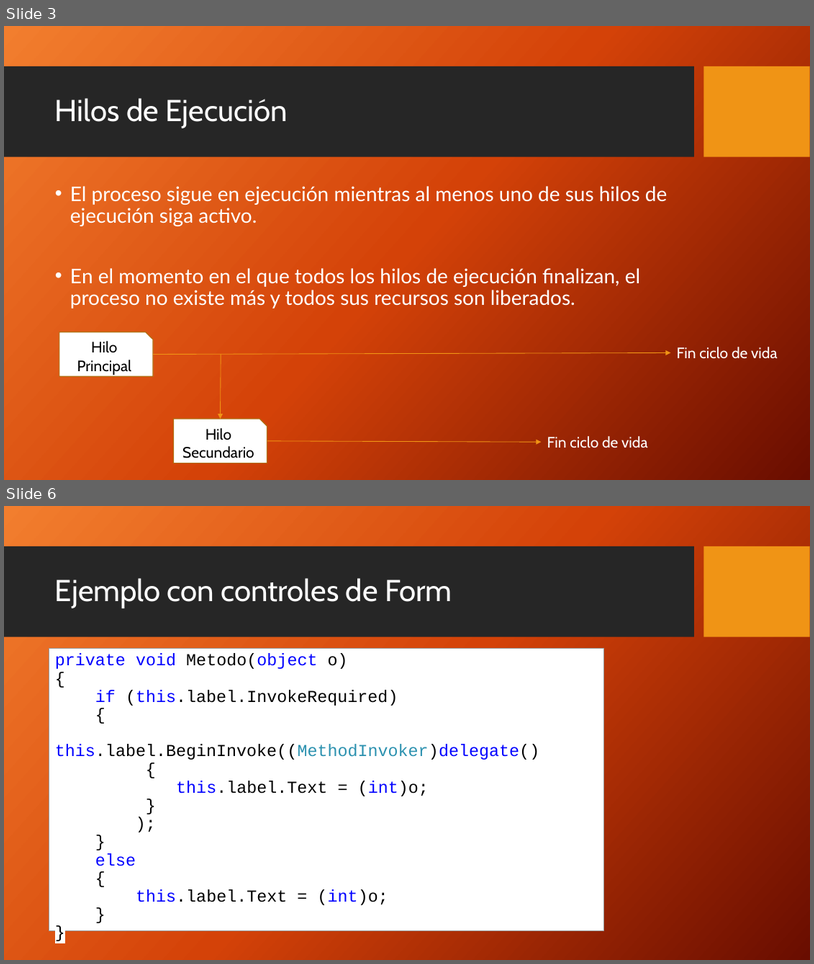
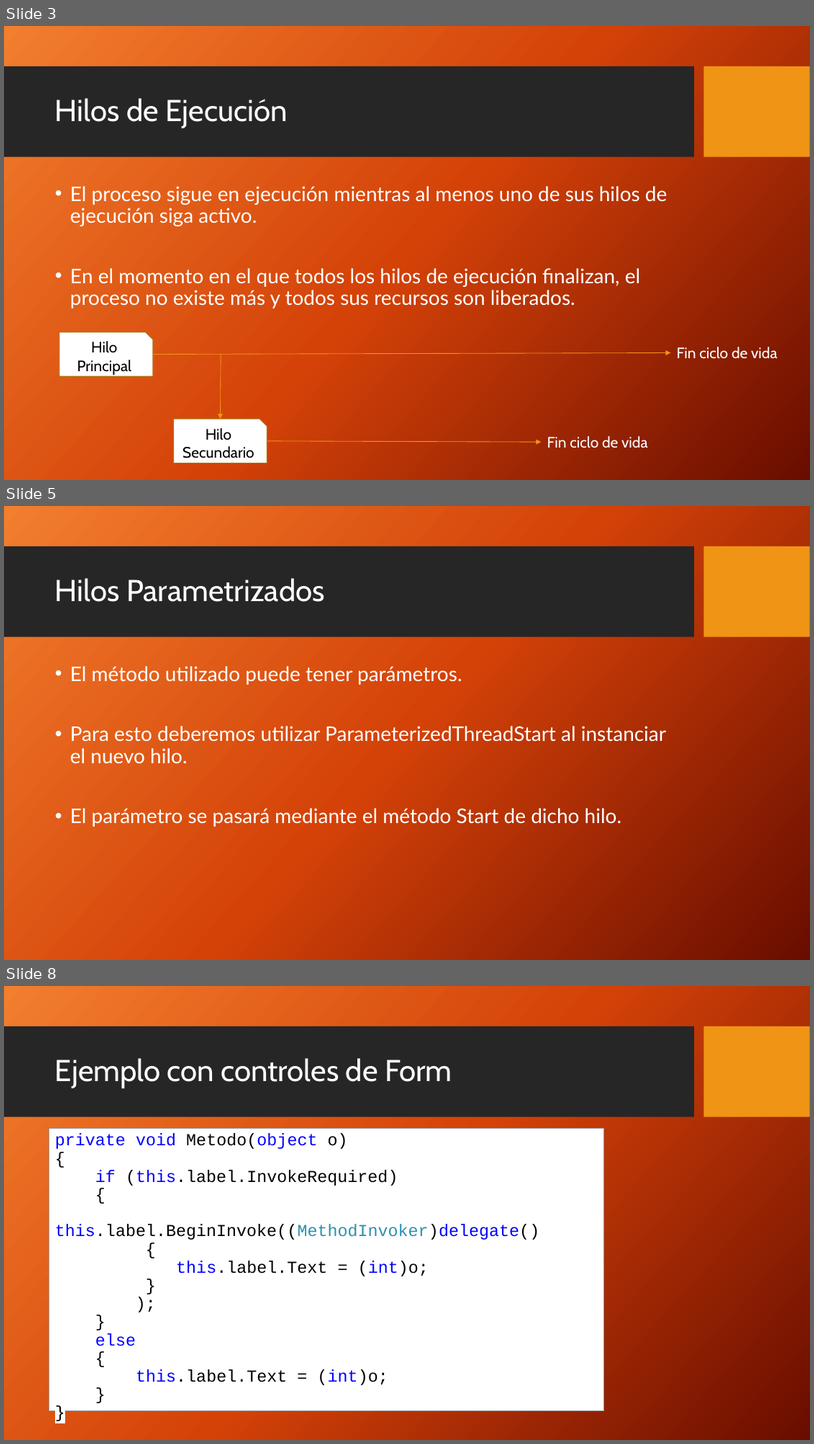
Before and after one commit to Tanodam/clases_prog_lab2, a slide deck: utn_prog_y_lab_II-master/PPTs/ProgramacionII_Clase_22-2018.pptx. Shown one above the other, each under a label of ours: slides 3 and 6 before the commit, slides 3, 5 and 8 after it; the slides between them are not shown. The pictures are 814x964 and 814x1444 pixels, drawn with LibreOffice and Linux fonts; fonts in the diff are those of the drawing; background and template pictures are left out. Boxes give left, top, right and bottom in pixels: in the first picture for what was removed or moved away, otherwise in the second. Text is boxed around its words. In the diff, an @@ line names an element or a change of style, - is before the commit and + after.

```diff
--- a/utn_prog_y_lab_II-master/PPTs/ProgramacionII_Clase_22-2018.pptx
+++ b/utn_prog_y_lab_II-master/PPTs/ProgramacionII_Clase_22-2018.pptx
@@ slide 5 added at (x1=4, y1=506, x2=810, y2=960), background picture (left out); not listed: 2 template elements that a slide beside it also shows @@
@@ title added at (x1=55, y1=578, x2=325, y2=602), 36 pt, text #FFFFFF @@
+Hilos Parametrizados
@@ text added at (x1=70, y1=666, x2=666, y2=826), 24 pt, text #FFFFFF @@
+• El método utilizado puede tener parámetros.
+• Para esto deberemos utilizar ParameterizedThreadStart al instanciar el nuevo hilo.
+• El parámetro se pasará mediante el método Start de dicho hilo.
@@ what was slide 6 is now slide 8 @@
```
Also in this commit, not shown: 2 slides changed, 3 other slides added, 17 other files.
